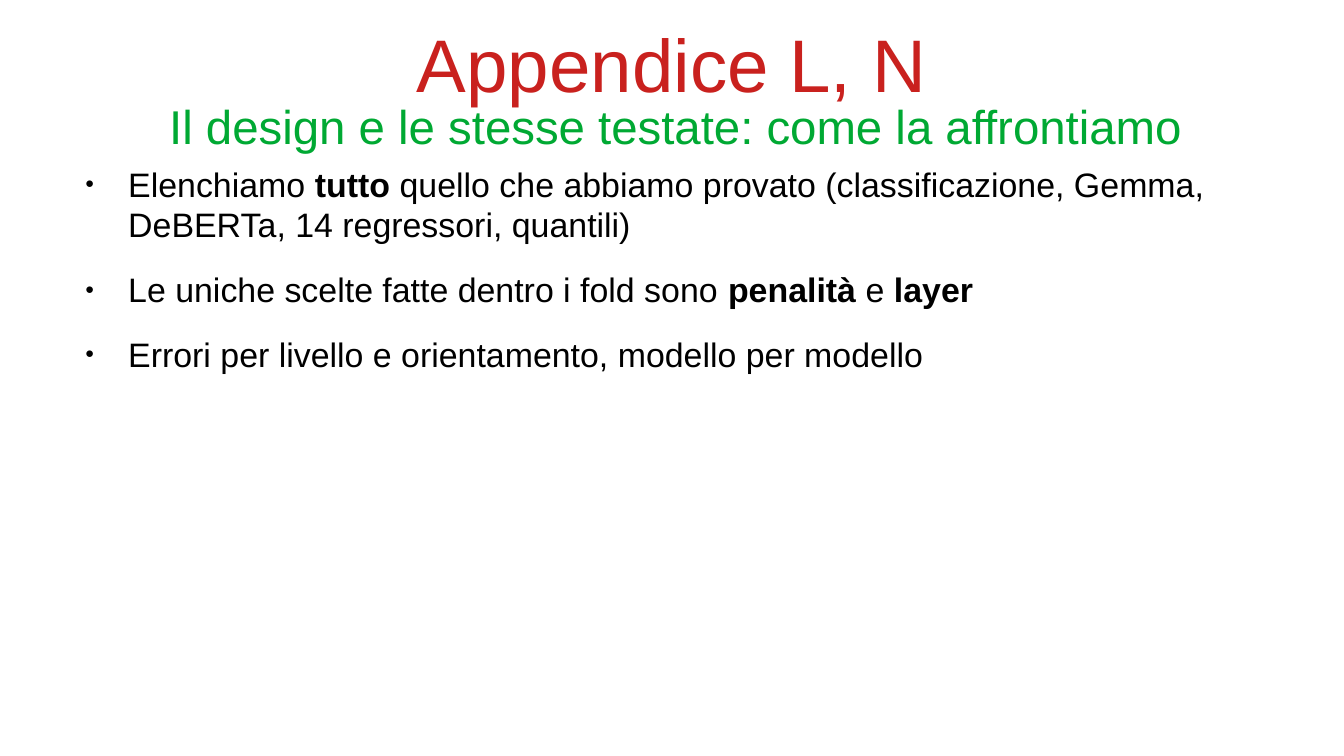
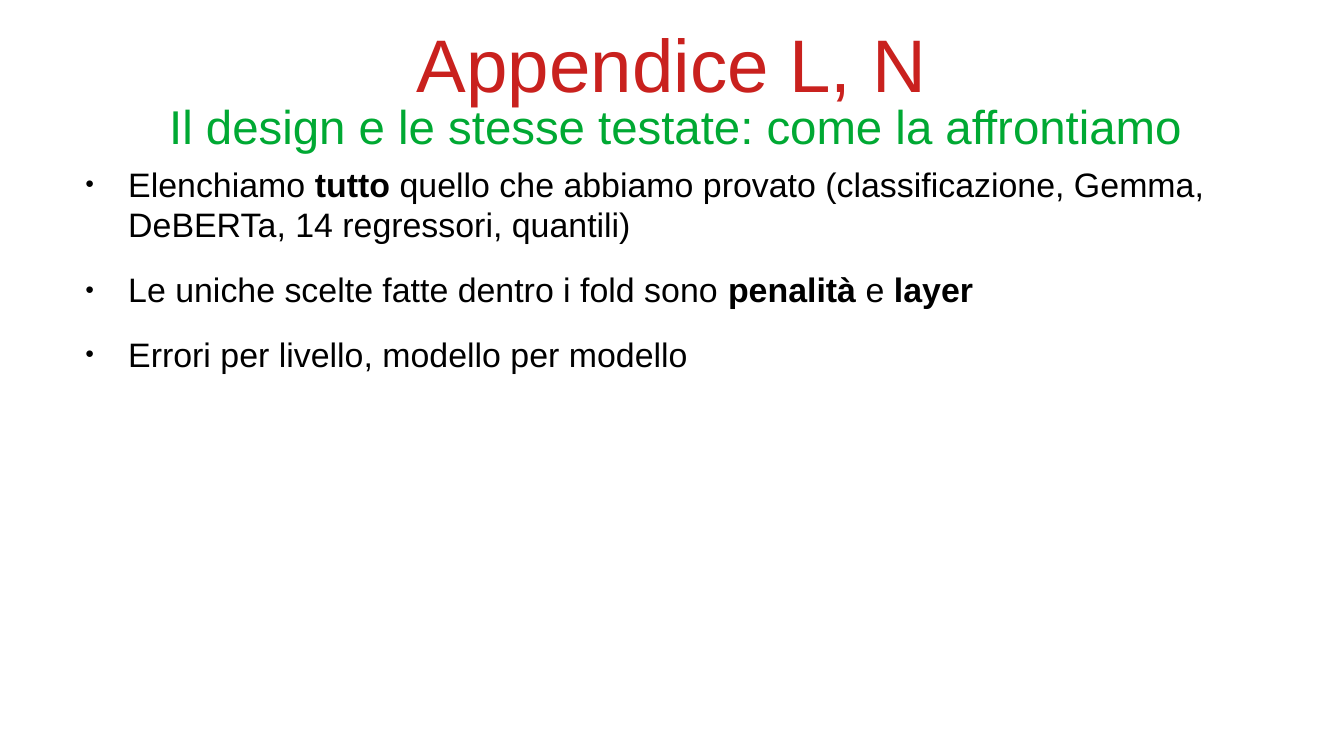
Before and after one commit to bianchi-john/PublisherClassification, a slide deck: slide 50 of Presentazioni/Paper rivista/PaperRivista.odp (slide 55 before the commit). Drawn at 1344x756 pixels with LibreOffice and Linux fonts; fonts in the diff are those of the drawing. Boxes give left, top, right and bottom in pixels: in the first picture for what was removed or moved away, otherwise in the second. Text is boxed around its words. In the diff, an @@ line names an element or a change of style, - is before the commit and + after.

```diff
--- a/Presentazioni/Paper rivista/PaperRivista.odp
+++ b/Presentazioni/Paper rivista/PaperRivista.odp
@@ text at bbox=[128, 342, 688, 373]: text changed @@
-● Errori per livello e orientamento, modello per modello
+● Errori per livello, modello per modello
```
Also in this commit, not shown: 13 other slides changed, 4 slides added, 6 slides removed, 29 other files.
